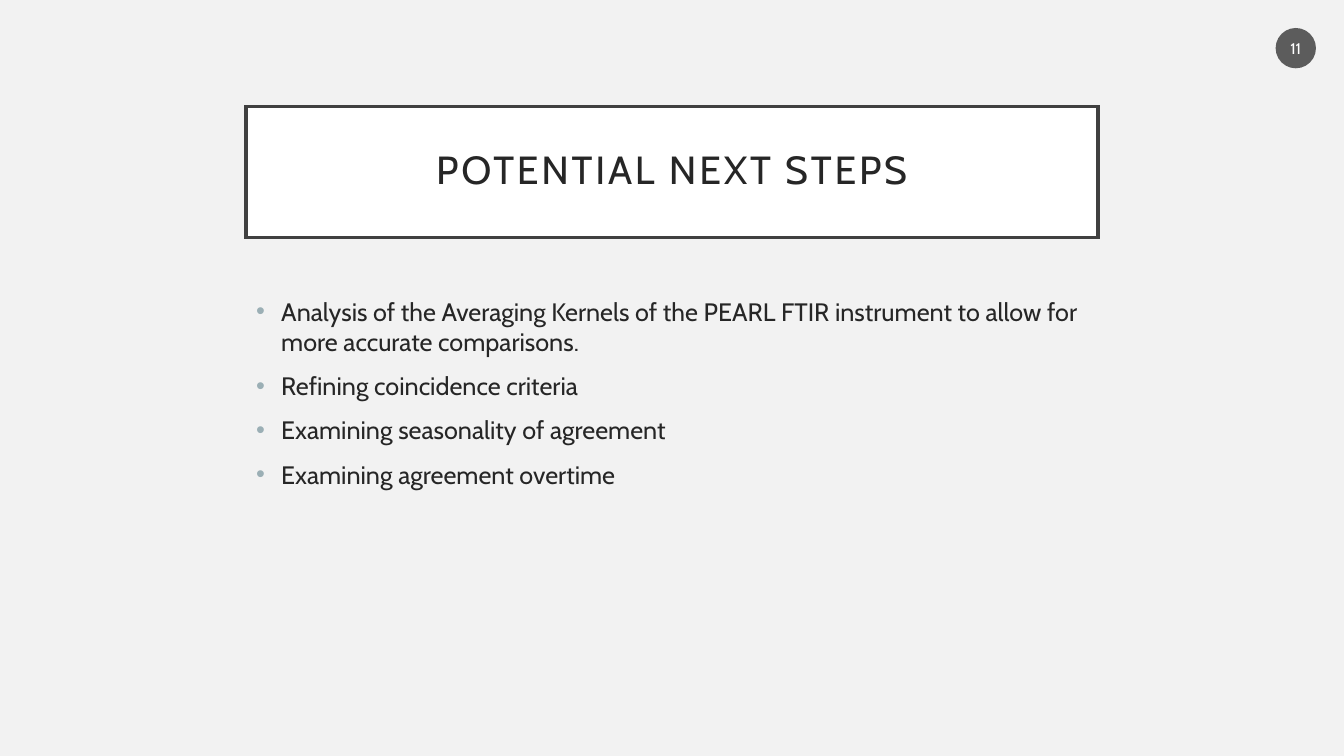
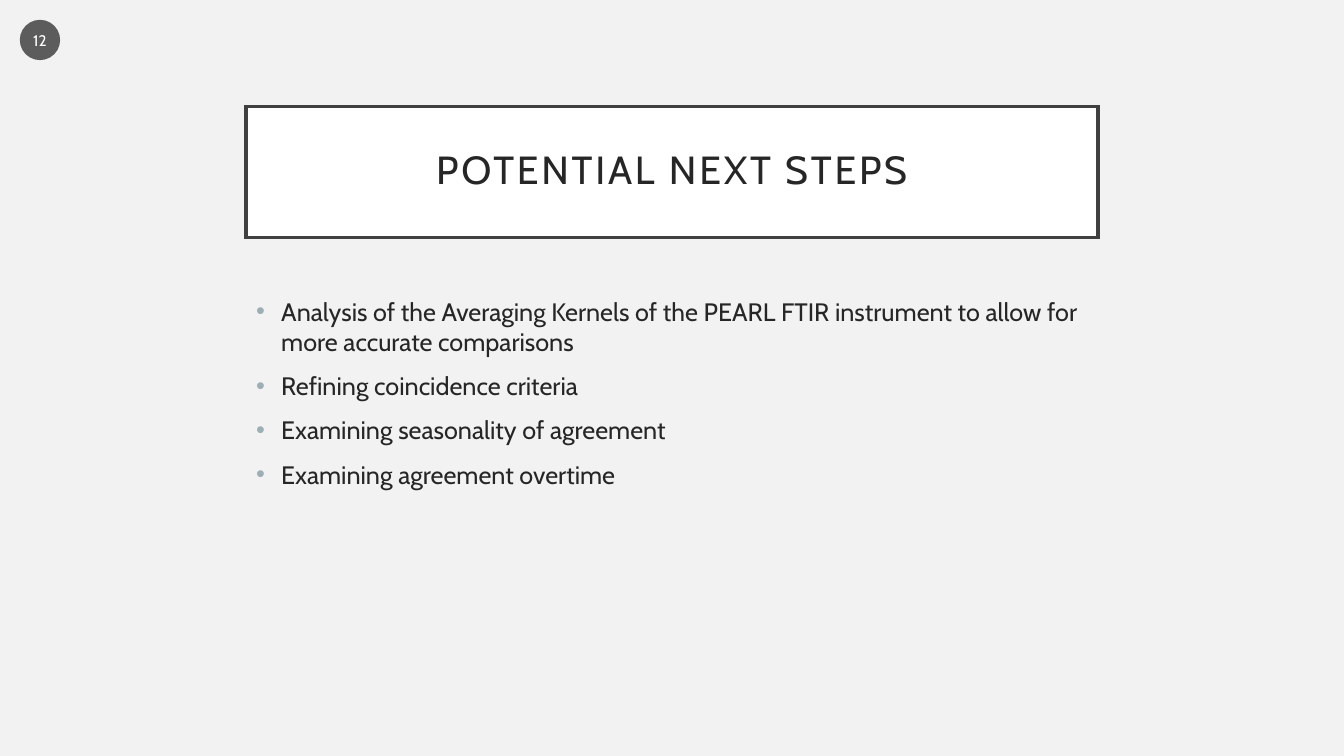
Before and after one commit to Sallamsaka/ozone-measurement-comparison, a slide deck: slide 12 of Midterm Presentation1.pptx (slide 11 before the commit). Drawn at 1344x756 pixels with LibreOffice and Linux fonts; fonts in the diff are those of the drawing. Boxes give left, top, right and bottom in pixels: in the first picture for what was removed or moved away, otherwise in the second. Text is boxed around its words. In the diff, an @@ line names an element or a change of style, - is before the commit and + after.

```diff
--- a/Midterm Presentation1.pptx
+++ b/Midterm Presentation1.pptx
@@ page number added at [20,20,60,60], fill #1D1D1D at 70% opacity, 11 pt, text #FFFFFF @@
+12
@@ page number removed at [1276,28,1317,69] @@
-11
@@ text at [281,302,1077,357]: text changed @@
-• Analysis of the Averaging Kernels of the PEARL FTIR instrument to allow for more accurate comparisons.
+• Analysis of the Averaging Kernels of the PEARL FTIR instrument to allow for more accurate comparisons
```
Also in this commit, not shown: 12 other slides changed, 1 slide added, 1 slide removed, 21 other files.
